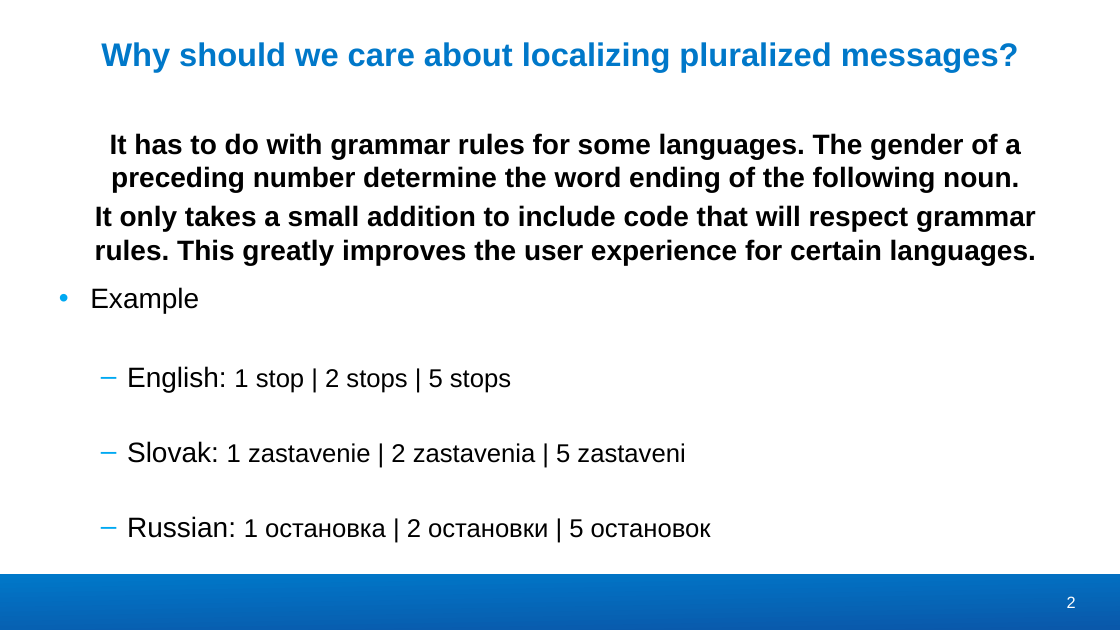
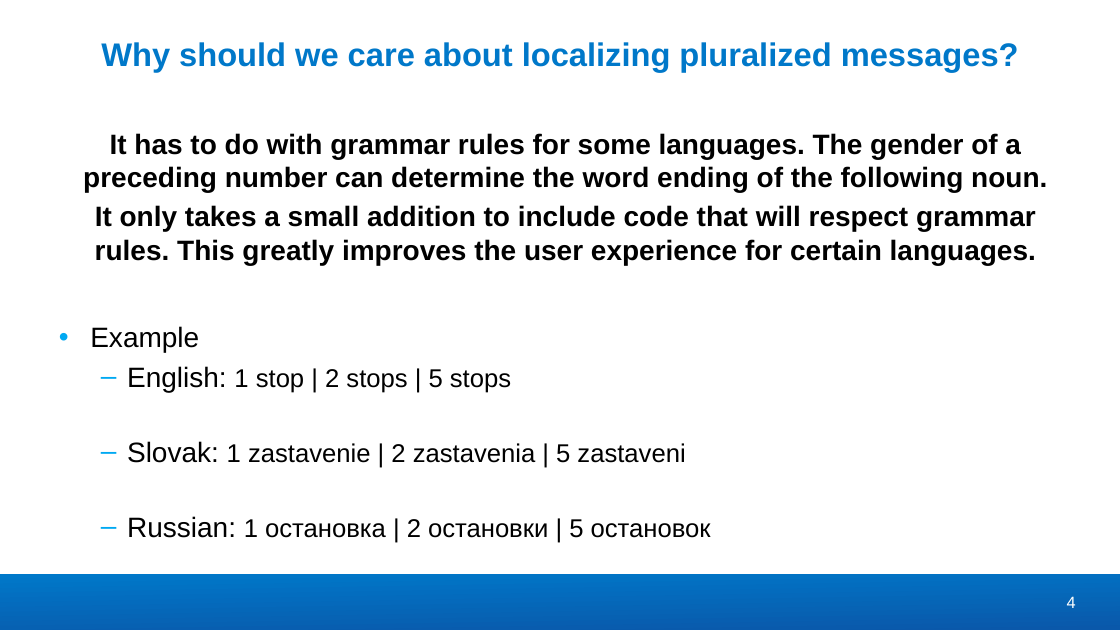
Before and after one commit to concur/react-concur, a slide deck: slide 4 of pluralization-localization/pluralization-practices.pptx (slide 2 before the commit). Drawn at 1120x630 pixels with LibreOffice and Linux fonts; fonts in the diff are those of the drawing; background and template pictures are left out. Boxes give left, top, right and bottom in pixels: in the first picture for what was removed or moved away, otherwise in the second. Text is boxed around its words. In the diff, an @@ line names an element or a change of style, - is before the commit and + after.

```diff
--- a/pluralization-localization/pluralization-practices.pptx
+++ b/pluralization-localization/pluralization-practices.pptx
@@ text at (x1=83, y1=133, x2=1047, y2=192): text changed @@
-It has to do with grammar rules for some languages. The gender of a preceding number determine the word ending of the following noun.
+It has to do with grammar rules for some languages. The gender of a preceding number can determine the word ending of the following noun.
@@ text "Example" rewrapped from (x1=90, y1=287, x2=711, y2=538) to (x1=90, y1=326, x2=711, y2=538) @@
@@ page number at (x1=1067, y1=596, x2=1076, y2=608): text changed @@
-2
+4
```
Also in this commit, not shown: 2 other slides changed, 2 slides added.
